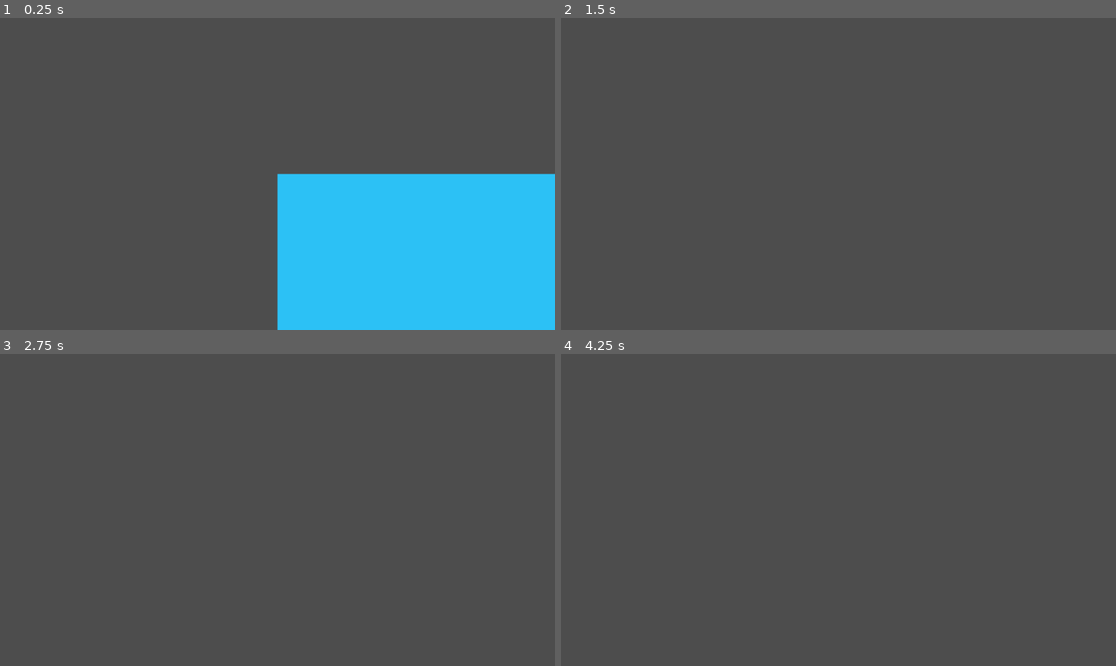
Above: before the commit, frames 1-4 (two rows, left to right).
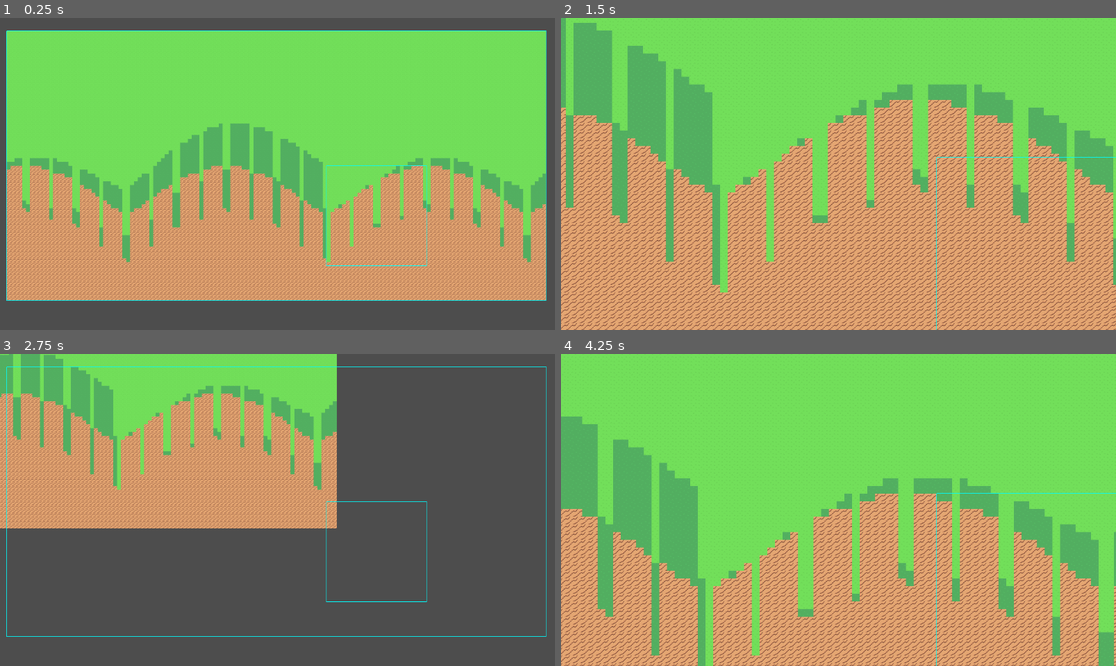
Above: after the commit, the same moments.

Repository: digiur/wild
Game: Godot game, scene res://scenes/biome_template.tscn
The game is run twice, just before and just after one commit, with the same random seed, the same clock (stepped at 60 frames per second) and the same inputs.
Inputs (mouse positions are in pixels of both pictures, inside the frame that each line leads up to):
- Up to frame 1 (0.25 s): no input
- Up to frame 2 (1.5 s): tap Enter at 0.5 s; move the mouse to (960, 158) at 0.52 s; hold Right (ui_right) 0.53-1.28 s; tap Space at 0.6, 0.77, 1.07 s; click (960, 158) at 0.67 s; move the mouse to (727, 189) at 1.27 s; hold Down (ui_down) from 1.28 s (still down); tap Q at 1.35 s; click (727, 189) at 1.42 s
- Up to frame 3 (2.75 s): tap Space at 1.52, 1.55, 1.82, 2.3 s; move the mouse to (333, 441) at 2.02 s; release Down (ui_down) at 2.03 s; hold Right (ui_right) from 2.03 s (still down); tap E at 2.1 s; click (333, 441) at 2.17 s
- Up to frame 4 (4.25 s): move the mouse to (810, 572) at 2.77 s; release Right (ui_right) at 2.78 s; hold Up (ui_up) 2.78-3.53 s; tap Space at 2.85, 3.02, 3.32, 3.77, 3.8, 4.07 s; click (810, 572) at 2.92 s; move the mouse to (1005, 556) at 3.52 s; hold Left (ui_left) from 3.53 s (still down); tap Q at 3.6 s; click (1005, 556) at 3.67 s

The runs differ from the first frame. In frame 1, 90% of the frame differs, in the area x 1-100%, y 4-100%; in frame 2, 100%, in the area x 0-100%, y 0-100%; in frame 3, 35%; in frame 4, 100%.

Commit message:
TileZone 2.0

Diff:
--- a/scenes/biome_template.tscn
+++ b/scenes/biome_template.tscn
@@ -1,37 +1,74 @@
-[gd_scene load_steps=8 format=3 uid="uid://dc06a0uiwajg"]
+[gd_scene load_steps=11 format=3 uid="uid://dc06a0uiwajg"]
 
-[ext_resource type="Script" path="res://scripts/tile_world.gd" id="2_heltt"]
+[ext_resource type="Script" path="res://scripts/tile_zone.gd" id="2_heltt"]
 [ext_resource type="TileSet" uid="uid://hfa5pqqfenmq" path="res://resources/debug_tileset.tres" id="2_narmt"]
 [ext_resource type="Script" path="res://scripts/curve_octave.gd" id="3_ho2oa"]
 [ext_resource type="Script" path="res://scripts/noise_octave.gd" id="4_4wcvl"]
-[ext_resource type="Script" path="res://scripts/debug_camera.gd" id="5_532jq"]
+[ext_resource type="Script" path="res://scripts/debug_camera.gd" id="5_rpn0y"]
 
-[sub_resource type="Curve" id="Curve_n7sup"]
-_data = [Vector2(0.203704, 0.901099), 0.0, 0.0, 0, 0, Vector2(0.402778, 0.450549), 0.0, 0.0, 0, 0, Vector2(0.615741, 0.923077), 0.0, 0.0, 0, 0]
+[sub_resource type="Curve" id="Curve_sf1iy"]
+min_value = -1.0
+_data = [Vector2(0, -1), 0.0, 2.8, 0, 0, Vector2(0.99729, 1), 0.0, 0.0, 0, 0, Vector2(0.99999, -1), 0.0, 0.0, 0, 0]
 point_count = 3
 script = ExtResource("3_ho2oa")
 amp = 0.5
 freq = 1.0
 enabled = true
+wrapMode = 2
 
-[sub_resource type="FastNoiseLite" id="FastNoiseLite_lx4mu"]
+[sub_resource type="Curve" id="Curve_ms1eu"]
+min_value = -1.0
+_data = [Vector2(0, -1), 0.0, 0.0, 0, 0, Vector2(0.0650406, -1), 0.0, 0.0, 0, 0, Vector2(0.130081, 1), 0.0, 0.0, 0, 0, Vector2(0.869919, 1), 0.0, 0.0, 0, 0, Vector2(0.937669, -1), 0.0, 0.0, 0, 0]
+point_count = 5
+script = ExtResource("3_ho2oa")
+amp = 0.5
+freq = 4.0
+enabled = true
+wrapMode = 0
+
+[sub_resource type="FastNoiseLite" id="FastNoiseLite_5oice"]
 script = ExtResource("4_4wcvl")
 amp = 0.2
 scale = 1000.0
+enabled = false
+
+[sub_resource type="Curve" id="Curve_074pv"]
+min_value = -1.0
+_data = [Vector2(0, 0), 0.0, 0.0, 0, 0, Vector2(1, 1), 0.0, 0.0, 0, 0]
+point_count = 2
+script = ExtResource("3_ho2oa")
+amp = 1.0
+freq = 0.25
 enabled = true
+wrapMode = 0
+
+[sub_resource type="FastNoiseLite" id="FastNoiseLite_t3xcm"]
+script = ExtResource("4_4wcvl")
+amp = 0.25
+scale = 1000.0
+enabled = false
 
 [node name="BiomeTemplate" type="Node2D"]
 
-[node name="TileWorld" type="TileMap" parent="." node_paths=PackedStringArray("camera")]
+[node name="TileZone" type="TileMap" parent="."]
 tile_set = ExtResource("2_narmt")
-rendering_quadrant_size = 8
 format = 2
 script = ExtResource("2_heltt")
-camera = NodePath("../DebugCamera2D")
-zoneWidth = 100
-zoneHeight = 100
-curveOctaves = Array[ExtResource("3_ho2oa")]([SubResource("Curve_n7sup")])
-noiseOctaves = Array[ExtResource("4_4wcvl")]([SubResource("FastNoiseLite_lx4mu")])
+zoneTiles = Vector2i(140, 70)
+curveTiles = Vector2i(26, 26)
+curveTilesOffset = Vector2i(52, 26)
+curveOctaves = Array[ExtResource("3_ho2oa")]([SubResource("Curve_sf1iy"), SubResource("Curve_ms1eu")])
+noiseOctaves = Array[ExtResource("4_4wcvl")]([SubResource("FastNoiseLite_5oice")])
+soilOctave = SubResource("Curve_074pv")
+soilNoiseOctave = SubResource("FastNoiseLite_t3xcm")
+rockTilemapVector = Vector2i(0, 3)
+soilTilemapVector = Vector2i(1, 1)
+emptyTilemapVector = Vector2i(2, 3)
 
-[node name="DebugCamera2D" type="Camera2D" parent="."]
-script = ExtResource("5_532jq")
+[node name="DebugCamera2D" type="Camera2D" parent="." node_paths=PackedStringArray("tileZone")]
+position = Vector2(1124, 594)
+zoom = Vector2(0.5, 0.5)
+script = ExtResource("5_rpn0y")
+speed = 10.0
+tileZone = NodePath("../TileZone")
+color = Color(0, 1, 1, 1)
--- a/scenes/debug_sampling.tscn
+++ b/scenes/debug_sampling.tscn
@@ -1,6 +1,8 @@
-[gd_scene load_steps=4 format=3 uid="uid://salu5nkys1yk"]
+[gd_scene load_steps=8 format=3 uid="uid://salu5nkys1yk"]
 
 [ext_resource type="Script" path="res://scripts/debug_sampling.gd" id="1_53cwv"]
+[ext_resource type="Script" path="res://scripts/curve_octave.gd" id="2_tdbx5"]
+[ext_resource type="Script" path="res://scripts/noise_octave.gd" id="3_g3ns1"]
 
 [sub_resource type="Curve" id="Curve_y7nq3"]
 _data = [Vector2(0, 0), 0.0, 0.0, 0, 0, Vector2(1, 1), 0.0, 0.0, 0, 0]
@@ -10,7 +12,27 @@
 noise_type = 0
 fractal_octaves = 1
 
+[sub_resource type="Curve" id="Curve_cam4y"]
+min_value = -1.0
+_data = [Vector2(0, -1), 0.0, 0.0, 0, 0, Vector2(1, 1), 0.0, 0.0, 0, 0]
+point_count = 2
+script = ExtResource("2_tdbx5")
+amp = 1.0
+freq = 1.0
+enabled = true
+wrapMode = 0
+sampleSpace = 0
+
+[sub_resource type="FastNoiseLite" id="FastNoiseLite_fday1"]
+fractal_octaves = 1
+script = ExtResource("3_g3ns1")
+amp = 1.0
+scale = 1000.0
+enabled = true
+
 [node name="DebugSampling" type="Node"]
 script = ExtResource("1_53cwv")
 curve = SubResource("Curve_y7nq3")
 noise = SubResource("FastNoiseLite_jeoum")
+curveOctave = SubResource("Curve_cam4y")
+noiseOctave = SubResource("FastNoiseLite_fday1")
--- a/scripts/curve_octave.gd
+++ b/scripts/curve_octave.gd
@@ -1,9 +1,36 @@
+@tool
 class_name CurveOctave
 extends Curve
 
-@export var amp:float = 0.5
+enum CurveWrapMode {WRAP, MIRROR, FLIP, FLAT}
+
+@export var amp:float = 1
 @export var freq:float = 1
 @export var enabled:bool = true
+@export var wrapMode:CurveWrapMode = CurveWrapMode.WRAP
+
+func _init() -> void:
+	min_value = -1
+	max_value = 1
 
 func sampleOctave(i:float) -> float:
-	return (2 * amp * sample(fposmod(i * freq, 1))) - 1 if enabled else 0
+
+	match wrapMode:
+		CurveWrapMode.WRAP:
+			i = fposmod(i * freq, 1)
+		CurveWrapMode.MIRROR:
+			i = fposmod(absf(i - 0.5) * freq * 2, 1)
+		CurveWrapMode.FLIP:
+			if floori(i) % 2 == 0:
+				i = fposmod(i * freq, 1)
+			else:
+				i = 1 - fposmod(i * freq, 1)
+		CurveWrapMode.FLAT:
+			if i > 1:
+				i = 1
+			elif i < 0:
+				i = 0
+			else:
+				i = fposmod(i * freq, 1)
+
+	return amp * sample(i) * (enabled as int)
--- a/scripts/debug_camera.gd
+++ b/scripts/debug_camera.gd
@@ -1,7 +1,32 @@
-class_name DebugCamera2D
+@tool
+class_name TileZoneDebug
 extends Camera2D
 
-@export var speed:float = 50
+@export var speed:float = 25
+@export var tileZone:TileZone
+@export var generateViewportCells:bool = false
+@export var generateMouseRadius:int = 5
+@export var color:Color
+
+func _process(_delta: float) -> void:
+	if Engine.is_editor_hint():
+		return
+
+	if not generateViewportCells:
+		return
+
+	var visibleRect:Rect2 = get_viewport().get_visible_rect()
+	var center:Vector2 = get_screen_center_position()
+	visibleRect.position = center - visibleRect.size / 2
+
+	for i:int in range(visibleRect.size.x / tileZone.tileSize):
+		for j:int in range(visibleRect.size.y / tileZone.tileSize):
+			var x:int = roundi(visibleRect.position.x) + (i * tileZone.tileSize)
+			var y:int = round(visibleRect.position.y) + (j * tileZone.tileSize)
+			var tilePos:Vector2i = tileZone.local_to_map(Vector2(x, y))
+
+			if tileZone.get_cell_source_id(0, tilePos) == -1:
+				tileZone.set_tile(tilePos)
 
 func _unhandled_input(event:InputEvent) -> void:
 	if event is InputEventKey:
@@ -14,5 +39,59 @@
 			zoom *= 0.5
 
 func _physics_process(_delta:float) -> void:
+	if Engine.is_editor_hint():
+		return
+
 	position.x += Input.get_axis("ui_left", "ui_right") * speed
 	position.y += Input.get_axis("ui_up", "ui_down") * speed
+
+func _draw() -> void:
+	var zoneSize:Vector2 = tileZone.zoneTiles * tileZone.tile_set.tile_size.x
+	var topLeft:Vector2 = tileZone.position - position
+	var topRight:Vector2 = Vector2(tileZone.position.x + zoneSize.x, tileZone.position.y) - position
+	var bottomLeft:Vector2 = Vector2(tileZone.position.x, tileZone.position.y + zoneSize.y) - position
+	var bottomRight:Vector2 = tileZone.position + zoneSize - position
+
+	draw_line(topLeft, topRight, color)
+	draw_line(topRight, bottomRight, color)
+	draw_line(bottomRight, bottomLeft, color)
+	draw_line(bottomLeft, topLeft, color)
+
+	var finalCurveOffset:Vector2 = ((((tileZone.zoneTiles as Vector2) - (tileZone.curveTiles as Vector2)) + (tileZone.curveTilesOffset as Vector2)) / 2) * tileZone.tile_set.tile_size.x
+	var curveSize:Vector2 = tileZone.curveTiles * tileZone.tile_set.tile_size.x
+	topLeft = tileZone.position - position + finalCurveOffset
+	topRight = Vector2(tileZone.position.x + curveSize.x, tileZone.position.y) - position + finalCurveOffset
+	bottomLeft = Vector2(tileZone.position.x, tileZone.position.y + curveSize.y) - position + finalCurveOffset
+	bottomRight = tileZone.position + curveSize - position + finalCurveOffset
+
+	draw_line(topLeft, topRight, color)
+	draw_line(topRight, bottomRight, color)
+	draw_line(bottomRight, bottomLeft, color)
+	draw_line(bottomLeft, topLeft, color)
+
+
+func _input(event:InputEvent) -> void:
+	if event is InputEventKey:
+		var keyEvent:InputEventKey = event as InputEventKey
+		if keyEvent.keycode == KEY_SPACE and (keyEvent.pressed or keyEvent.echo):
+			var tilePos:Vector2i = tileZone.local_to_map(get_local_mouse_position())
+			for x:int in range(tilePos.x - generateMouseRadius, tilePos.x + generateMouseRadius):
+				for y:int in range(tilePos.y - generateMouseRadius, tilePos.y + generateMouseRadius):
+					tileZone.set_tile(Vector2i(x,y))
+
+	if event is InputEventMouseButton:
+		var mouseEvent:InputEventMouseButton = event as InputEventMouseButton
+		if mouseEvent.button_index == MOUSE_BUTTON_LEFT and mouseEvent.pressed:
+			var tilePos:Vector2i = tileZone.local_to_map(get_local_mouse_position())
+			var tileType:Enum.TileType = tileZone.getTileType(tilePos)
+			var zonePos:Vector2 = tileZone.map_to_zone(tilePos)
+			var curvePos:Vector2 =  tileZone.map_to_curve(tilePos)
+			var elevation:float = tileZone.curve_to_elevation(curvePos, zonePos)
+			var soil:float = tileZone.curve_to_soil(curvePos, zonePos)
+			print("==============================")
+			print("tilePos ", tilePos)
+			print("tileType ", tileType)
+			print("zonePos ", zonePos)
+			print("curvePos ", curvePos)
+			print("elevation ", elevation)
+			print("soil ", soil)
--- a/scripts/debug_sampling.gd
+++ b/scripts/debug_sampling.gd
@@ -2,16 +2,62 @@
 
 @export var curve:Curve
 @export var noise:FastNoiseLite
+@export var curveOctave:CurveOctave
+@export var noiseOctave:NoiseOctave
 
 func _ready() -> void:
 
+	print("=======================================")
+	var min:float = INF
+	var max:float = -INF
 	for i:float in range(101):
 		var j:float = i / 100
-		print("curve ", j, " ", curve.sample(j))
+		var sample:float = curve.sample(j)
+		min = minf(sample, min)
+		max = maxf(sample, max)
+		print("curve ", j, " ", sample)
 
+	print("min ", min)
+	print("max ", max)
+
+
+	print("=======================================")
+	min = INF
+	max = -INF
 	for i:float in range(101):
 		var j:float = i * 10
-		print("noise ", j, " ", noise.get_noise_1d(j))
+		var sample:float = noise.get_noise_1d(j)
+		min = minf(sample, min)
+		max = maxf(sample, max)
+		print("noise ", j, " ", sample)
 
-	for i:float in range(-10,10,1):
-		print("fposmod ", i/3, " ", fposmod(i/3, 1))
+	print("min ", min)
+	print("max ", max)
+
+
+	print("=======================================")
+	min = INF
+	max = -INF
+	for i:float in range(101):
+		var j:float = i / 100
+		var sample:float = curveOctave.sampleOctave(j)
+		min = minf(sample, min)
+		max = maxf(sample, max)
+		print("curveOctave ", j, " ", sample)
+
+	print("min ", min)
+	print("max ", max)
+
+
+	print("=======================================")
+	min = INF
+	max = -INF
+	for i:float in range(101):
+		var j:float = i * 10
+		var sample:float = noiseOctave.sampleOctave(j)
+		min = minf(sample, min)
+		max = maxf(sample, max)
+		print("noiseOctave ", j, " ", sample)
+
+	print("min ", min)
+	print("max ", max)
--- /dev/null
+++ b/scripts/enum.gd
@@ -0,0 +1,4 @@
+class_name Enum
+
+enum SampleSpace {CURVE, ZONE}
+enum TileType {VOID, ROCK, SOIL, EMPTY}
--- a/scripts/noise_octave.gd
+++ b/scripts/noise_octave.gd
@@ -1,7 +1,7 @@
 class_name NoiseOctave
 extends FastNoiseLite
 
-@export var amp:float = 0.25
+@export var amp:float = 1
 @export var scale:float = 1000
 @export var enabled:bool = true
 
@@ -11,4 +11,4 @@
 		seed = randi()
 
 func sampleOctave(i:float) -> float:
-	return amp * get_noise_1d(i * scale) if enabled else 0
+	return amp * get_noise_1d(i * scale) * (enabled as int)
--- a/scripts/tile_world.gd
+++ /dev/null
@@ -1,68 +0,0 @@
-class_name TileWorld
-extends TileMap
-
-@export var camera:Camera2D
-
-@export var zoneWidth:int = 1000
-@export var zoneHeight:int = 200
-var zoneBorder:int = min(zoneWidth, zoneHeight) / 10
-@export var curveOctaves: Array[CurveOctave] = []
-@export var noiseOctaves: Array[NoiseOctave] = []
-
-@export var generateViewportCells:bool = false
-
-var tileSize:int = tile_set.tile_size.x
-
-@export var topsoil:float = 0.2
-
-func _ready() -> void:
-	for x:int in range(zoneWidth):
-		for y:int in range(zoneHeight):
-			generate_tile(Vector2i(x,y))
-
-func _process(_delta: float) -> void:
-
-	if not generateViewportCells:
-		return
-
-	var visibleRect:Rect2 = get_viewport().get_visible_rect()
-	# visibleRect = visibleRect.grow(tileSize * 2 + visibleRect.size.x / 2 * 1 / camera.zoom.x)
-	var center:Vector2 = camera.get_screen_center_position()
-	visibleRect.position = center - visibleRect.size / 2
-
-	for i:int in range(visibleRect.size.x/tileSize):
-		for j:int in range(visibleRect.size.y/tileSize):
-			var x:int = visibleRect.position.x + (i * tileSize)
-			var y:int = visibleRect.position.y + (j * tileSize)
-			var tilePos:Vector2i = local_to_map(Vector2(x, y))
-
-			if get_cell_source_id(0, tilePos) == -1:
-				generate_tile(tilePos)
-
-func generate_tile(tilePos:Vector2i) -> void:
-	var localPos:Vector2 = map_to_local(tilePos)
-	var worldPos:Vector2 = Vector2.ZERO
-	worldPos.x = localPos.x / zoneWidth / tileSize
-	worldPos.y = -localPos.y / zoneHeight / tileSize
-
-	var elevation:float = 0
-	var ampSum:float = 0
-
-	for octave:CurveOctave in curveOctaves:
-		elevation += octave.sampleOctave(worldPos.x)
-		ampSum += octave.amp
-
-	for octave:NoiseOctave in noiseOctaves:
-		elevation += octave.sampleOctave(worldPos.x)
-		ampSum += octave.amp
-
-	elevation /= ampSum
-	elevation -= 1
-	elevation *= 0.5
-
-	if worldPos.y > elevation:
-		set_cell(0, tilePos, 0, Vector2i(3,0))
-	elif worldPos.y < elevation-topsoil:
-		set_cell(0, tilePos, 0, Vector2i(0,3))
-	else:
-		set_cell(0, tilePos, 0, Vector2i(1,1))
--- /dev/null
+++ b/scripts/tile_zone.gd
@@ -0,0 +1,102 @@
+class_name TileZone
+extends TileMap
+
+@export_group("Zone")
+@export var zoneTiles:Vector2i = Vector2i(70, 30)
+@export var curveTiles:Vector2i = Vector2i(35, 15)
+@export var curveTilesOffset:Vector2i = Vector2i(0, 0)
+
+@export_group("Curves")
+@export var curveOctaves: Array[CurveOctave] = []
+@export var noiseOctaves: Array[NoiseOctave] = []
+@export var soilOctave:CurveOctave
+@export var soilNoiseOctave:NoiseOctave
+
+@export_group("Tiles")
+@export var rockTilemapVector:Vector2i
+@export var soilTilemapVector:Vector2i
+@export var emptyTilemapVector:Vector2i
+
+
+@onready var tileSize:int = tile_set.tile_size.x
+@onready var halfZoneTiles:Vector2 = (zoneTiles as Vector2) / 2
+@onready var halfCurveTiles:Vector2 = (curveTiles as Vector2) / 2
+
+# Do I want to round here?
+@onready var finalCurveTilesOffset:Vector2i =\
+	(((zoneTiles as Vector2) - (curveTiles as Vector2)) + (curveTilesOffset as Vector2)) / 2
+
+
+func _ready() -> void:
+	for x:int in range(zoneTiles.x):
+		for y:int in range(zoneTiles.y):
+			set_tile(Vector2i(x,y))
+
+
+func set_tile(tilePos:Vector2i, tileType:Enum.TileType = Enum.TileType.VOID) -> void:
+	if(tileType == Enum.TileType.VOID):
+		tileType = getTileType(tilePos)
+
+	if tileType == Enum.TileType.EMPTY:
+		set_cell(0, tilePos, 0, emptyTilemapVector)
+	elif tileType == Enum.TileType.ROCK:
+		set_cell(0, tilePos, 0, rockTilemapVector)
+	elif tileType == Enum.TileType.SOIL:
+		set_cell(0, tilePos, 0, soilTilemapVector)
+
+
+func getTileType(tilePos:Vector2i) -> Enum.TileType:
+	var zonePos:Vector2 = map_to_zone(tilePos)
+	var curvePos:Vector2 = map_to_curve(tilePos)
+	var elevation:float = curve_to_elevation(curvePos, zonePos)
+	var soil:float = curve_to_soil(curvePos, zonePos)
+
+	if curvePos.y > elevation + (soil if soil >= 0 else 0.0):
+		return Enum.TileType.EMPTY
+
+	elif curvePos.y < elevation + (soil if soil <= 0 else 0.0):
+		return Enum.TileType.ROCK
+
+	else:
+		return Enum.TileType.SOIL
+
+
+func map_to_zone(tilePos:Vector2i) -> Vector2:
+	var zonePos:Vector2 = Vector2.ZERO
+	zonePos.x = (tilePos.x as float + 0.5) / (zoneTiles.x as float)
+	zonePos.y = (2 * (halfZoneTiles.y - (tilePos.y as float + 0.5))) / (zoneTiles.y as float)
+	return zonePos
+
+
+func map_to_curve(tilePos:Vector2i) -> Vector2:
+	tilePos -= finalCurveTilesOffset
+	var curvePos:Vector2 = Vector2.ZERO
+	curvePos.x = (tilePos.x as float + 0.5) / (curveTiles.x as float)
+	curvePos.y = (2 * (halfCurveTiles.y - (tilePos.y as float + 0.5))) / (curveTiles.y  as float)
+	return curvePos
+
+
+func curve_to_elevation(curvePos:Vector2, zonePos:Vector2) -> float:
+	var elevation:float = 0
+	var ampSum:float = 0
+
+	for octave:CurveOctave in curveOctaves:
+		var i:float = curvePos.x
+		elevation += octave.sampleOctave(i)
+		ampSum += octave.amp if octave.enabled else 0
+
+	for octave:NoiseOctave in noiseOctaves:
+		elevation += octave.sampleOctave(zonePos.x)
+		ampSum += octave.amp if octave.enabled else 0
+
+	return elevation / ampSum
+
+
+func curve_to_soil(curvePos:Vector2, zonePos:Vector2) -> float:
+	var soil:float = soilOctave.sampleOctave(curvePos.x)
+	var ampSum:float = soilOctave.amp if soilOctave.enabled else 0
+
+	soil += soilNoiseOctave.sampleOctave(zonePos.x)
+	ampSum += soilNoiseOctave.amp if soilNoiseOctave.enabled else 0
+
+	return soil / ampSum
